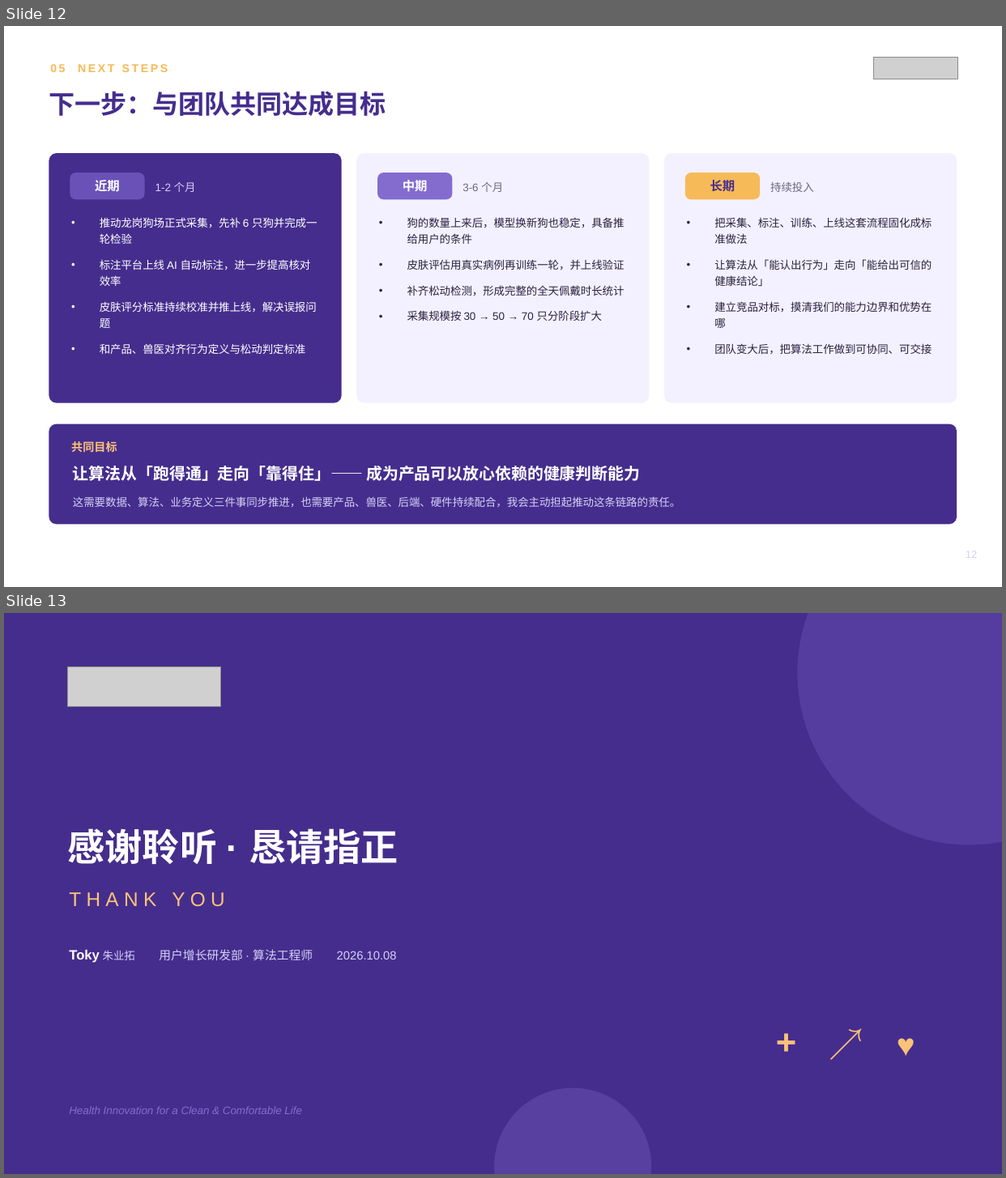
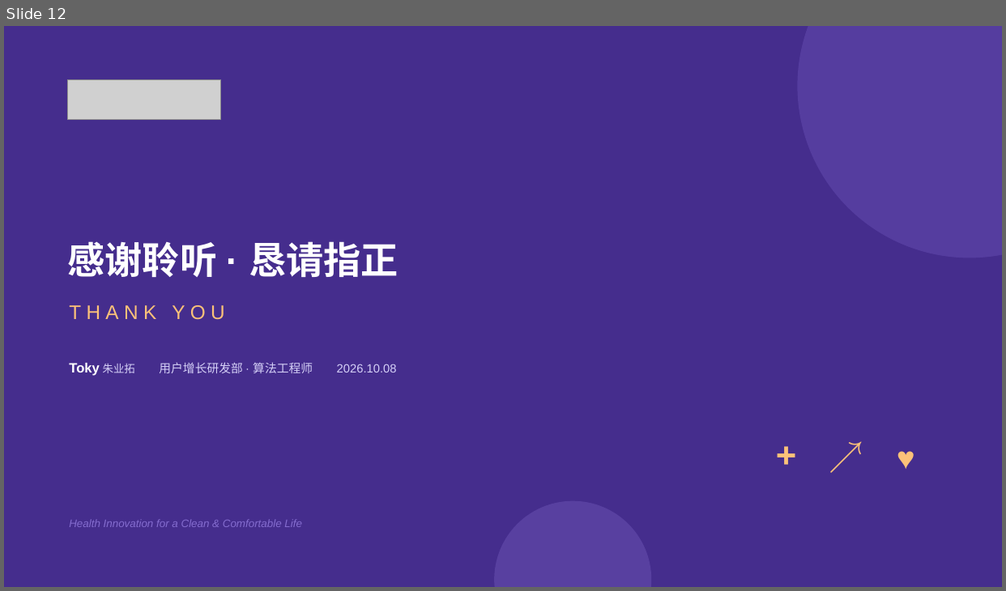
Before and after one commit to zhuyetuo/workplace_soft_skills, a slide deck: 转正述职/转正述职报告-Toky.pptx. Shown one above the other, each under a label of ours: slides 12 and 13 before the commit, slide 12 after it. The pictures are 1006x1178 and 1006x591 pixels, drawn with LibreOffice and Linux fonts; fonts in the diff are those of the drawing; grey boxes stand for pictures. Boxes give left, top, right and bottom in pixels: in the first picture for what was removed or moved away, otherwise in the second. Text is boxed around its words. In the diff, an @@ line names an element or a change of style, - is before the commit and + after.

```diff
--- a/转正述职/转正述职报告-Toky.pptx
+++ b/转正述职/转正述职报告-Toky.pptx
@@ slide 12 removed at bbox=[4, 26, 1002, 587], background #FFFFFF @@
@@ text removed at bbox=[50, 64, 168, 72] @@
-05 NEXT STEPS
@@ picture removed at bbox=[874, 58, 957, 79] @@
@@ text removed at bbox=[49, 91, 386, 116] @@
-下一步：与团队共同达成目标
@@ rounded rectangle removed at bbox=[49, 153, 342, 403] @@
@@ rounded rectangle removed at bbox=[356, 153, 650, 403] @@
@@ rounded rectangle removed at bbox=[664, 153, 957, 403] @@
@@ rounded rectangle removed at bbox=[70, 173, 145, 199] @@
@@ text removed at bbox=[95, 180, 120, 191] @@
-近期
@@ text removed at bbox=[155, 182, 196, 192] @@
-1-2 个月
@@ rounded rectangle removed at bbox=[377, 173, 453, 199] @@
@@ text removed at bbox=[403, 180, 428, 191] @@
-中期
@@ text removed at bbox=[462, 182, 503, 192] @@
-3-6 个月
@@ rounded rectangle removed at bbox=[685, 173, 760, 199] @@
@@ text removed at bbox=[710, 180, 735, 192] @@
-长期
@@ text removed at bbox=[770, 182, 814, 192] @@
-持续投入
@@ text removed at bbox=[100, 217, 317, 354] @@
-• 推动龙岗狗场正式采集，先补 6 只狗并完成一轮检验
-• 标注平台上线 AI 自动标注，进一步提高核对效率
-• 皮肤评分标准持续校准并推上线，解决误报问题
-• 和产品、兽医对齐行为定义与松动判定标准
@@ text removed at bbox=[407, 217, 624, 321] @@
-• 狗的数量上来后，模型换新狗也稳定，具备推给用户的条件
-• 皮肤评估用真实病例再训练一轮，并上线验证
-• 补齐松动检测，形成完整的全天佩戴时长统计
-• 采集规模按 30 → 50 → 70 只分阶段扩大
@@ text removed at bbox=[714, 217, 931, 354] @@
-• 把采集、标注、训练、上线这套流程固化成标准做法
-• 让算法从「能认出行为」走向「能给出可信的健康结论」
-• 建立竞品对标，摸清我们的能力边界和优势在哪
-• 团队变大后，把算法工作做到可协同、可交接
@@ rounded rectangle removed at bbox=[49, 425, 957, 525] @@
@@ text removed at bbox=[71, 442, 117, 452] @@
-共同目标
@@ text removed at bbox=[73, 466, 640, 481] @@
-让算法从「跑得通」走向「靠得住」—— 成为产品可以放心依赖的健康判断能力
@@ text removed at bbox=[73, 497, 680, 507] @@
-这需要数据、算法、业务定义三件事同步推进，也需要产品、兽医、后端、硬件持续配合，我会主动担起推动这条链路的责任。
@@ text removed at bbox=[965, 551, 977, 558] @@
-12
@@ what was slide 13 is now slide 12 @@
```
Also in this commit, not shown: 7 slides changed, 1 slide added, 1 other slide removed, 2 other files.
